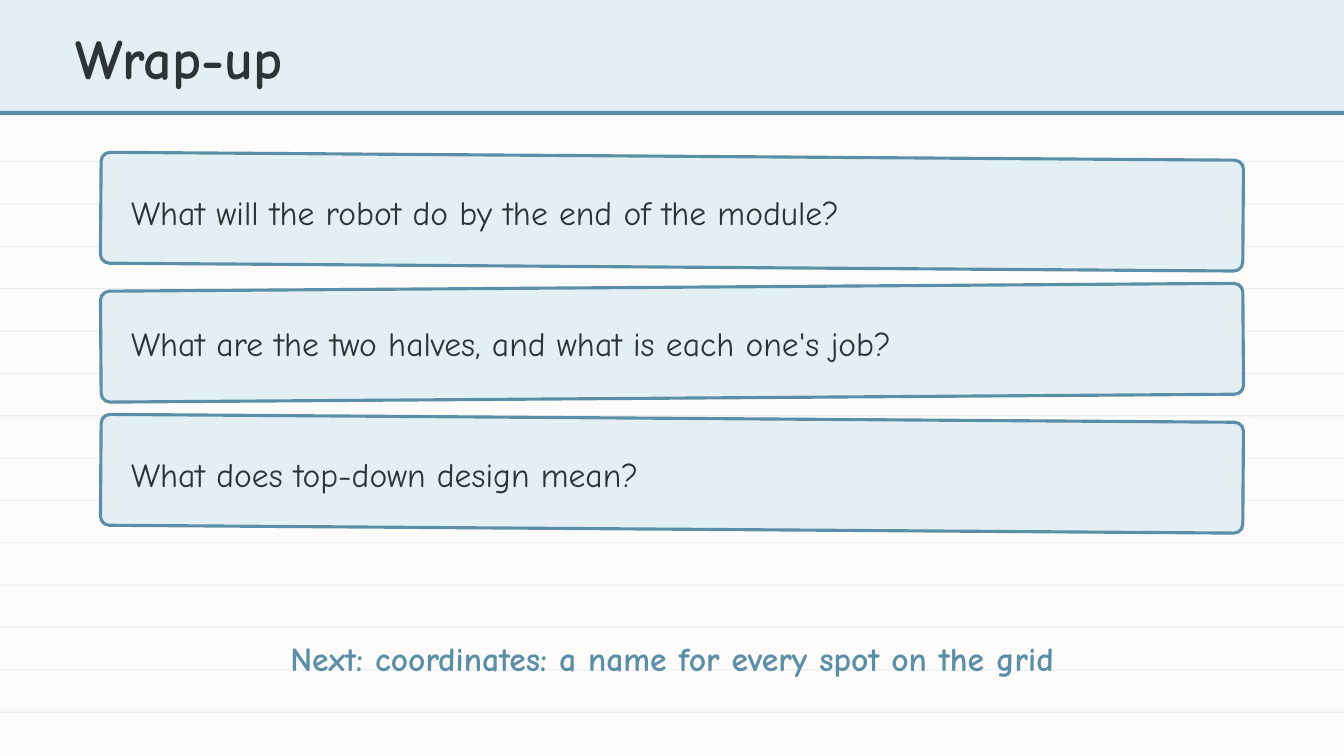
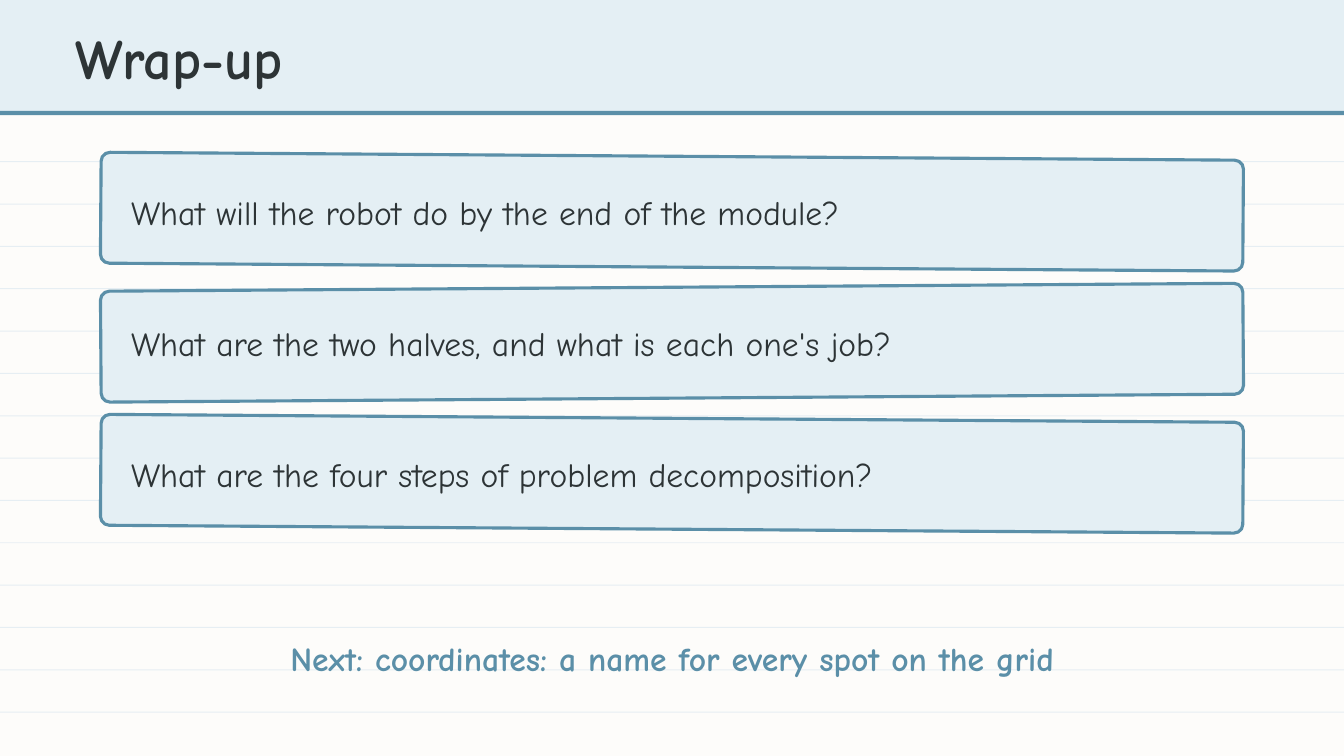
Before and after one commit to bradamiller/LearningPython, a slide deck: slide 23 of static/slides/module-04-manhattan/module-4-lesson-00-overview.pptx (slide 17 before the commit). Drawn at 1344x756 pixels with LibreOffice and Linux fonts; fonts in the diff are those of the drawing. Boxes give left, top, right and bottom in pixels: in the first picture for what was removed or moved away, otherwise in the second. Text is boxed around its words. In the diff, an @@ line names an element or a change of style, - is before the commit and + after.

```diff
--- a/static/slides/module-04-manhattan/module-4-lesson-00-overview.pptx
+++ b/static/slides/module-04-manhattan/module-4-lesson-00-overview.pptx
@@ text at bbox=[131, 463, 873, 494]: text changed @@
-What does top-down design mean?
+What are the four steps of problem decomposition?
```
Also in this commit, not shown: 1 other slide changed, 6 slides added, 20 other files.
